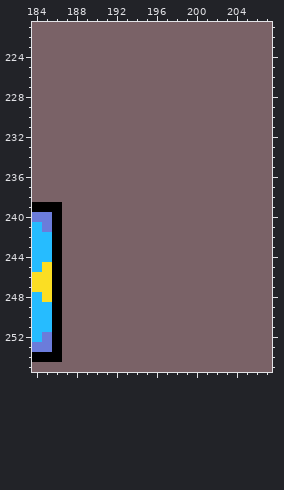
Two states of a pixel-art file, Assets/Yaya/Artwork/Misc/System.ase. That is the earlier state.
256x256 pixels, 1 frame. Colours within 5 levels of each other are drawn and written as one. Shown: x 184..207, y 221..255. The commit also changed other parts of the picture, which this record leaves out.
And afterwards:
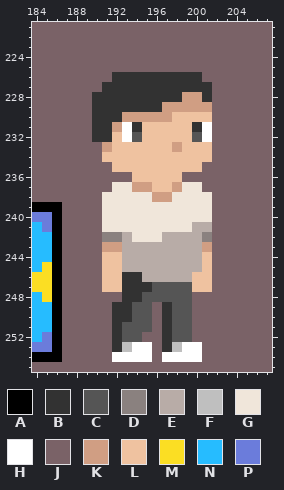
Palette (. is transparent): A #000000  B #323232  C #555555  D #8a817f  E #b8aca7  F #bfbfbf  G #f0e6da  H #ffffff  J #7a6267  K #d09e83  L #efc2a0  M #fbde23  N #26bcff  P #6b7cdb
Change:
{"where": "layer \"Layer 0\""}
{"y":226,"x":192,"old":"JJJJJJJJJ","new":"BBBBBBBBB"}
{"y":227,"x":191,"old":"JJJJJJJJJJJ","new":"BBBBBBBBBBB"}
{"y":228,"x":190,"old":"JJJJJJJJJJJJ","new":"BBBBBBBBBKKB"}
{"y":229,"x":190,"old":"JJJJJJJJJJJJ","new":"BBBBBBBKKKKK"}
{"y":230,"x":190,"old":"JJJJJJJJJJJJ","new":"BBBKKKKKLLLL"}
{"y":231,"x":190,"old":"JJJJJJJJJJJJ","new":"BBKHBLLLLLBH"}
{"y":232,"x":190,"old":"JJJJJJJJJJJJ","new":"BBLHCLLLLLCH"}
{"y":233,"x":191,"old":"JJJJJJJJJJJ","new":"KLLLLLLKLLL"}
{"y":234,"x":191,"old":"JJJJJJJJJJJ","new":"LLLLLLLLLLL"}
{"y":235,"x":192,"old":"JJJJJJJJJ","new":"LLLLLLLLL"}
{"y":236,"x":194,"old":"JJJJJ","new":"LLLLL"}
{"y":237,"x":192,"old":"JJJJJJJJJ","new":"GGKKLLKGG"}
{"y":238,"x":191,"old":"JJJJJJJJJJJ","new":"GGGGGKKGGGG"}
{"y":239,"x":191,"old":"JJJJJJJJJJJ","new":"GGGGGGGGGGG"}
{"y":240,"x":191,"old":"JJJJJJJJJJJ","new":"GGGGGGGGGGG"}
{"y":241,"x":191,"old":"JJJJJJJJJJJ","new":"GGGGGGGGGEE"}
{"y":242,"x":191,"old":"JJJJJJJJJJJ","new":"DDEGGGEEEED"}
{"y":243,"x":191,"old":"JJJJJJJJJJJ","new":"KKEEEEEEEEK"}
{"y":244,"x":191,"old":"JJJJJJJJJJJ","new":"LLEEEEEEEEL"}
{"y":245,"x":191,"old":"JJJJJJJJJJJ","new":"LLEEEEEEEEL"}
{"y":246,"x":191,"old":"JJJJJJJJJJJ","new":"LLBBEEEEELL"}
{"y":247,"x":191,"old":"JJJJJJJJJJJ","new":"LLBBBCCCCLL"}
{"y":248,"x":193,"old":"JJJJJJJ","new":"BBCCCCC"}
{"y":249,"x":192,"old":"JJJJ","new":"BBCC"}
{"y":249,"x":197,"old":"JJJ","new":"BCC"}
{"y":250,"x":192,"old":"JJJJ","new":"BBCC"}
{"y":250,"x":197,"old":"JJJ","new":"BCC"}
{"y":251,"x":192,"old":"JJJJ","new":"BCCC"}
{"y":251,"x":197,"old":"JJJ","new":"BCC"}
{"y":252,"x":192,"old":"JJJ","new":"BCC"}
{"y":252,"x":197,"old":"JJJ","new":"BCC"}
{"y":253,"x":192,"old":"JJJJ","new":"BFHH"}
{"y":253,"x":197,"old":"JJJJ","new":"BFHH"}
{"y":254,"x":192,"old":"JJJJ","new":"HHHH"}
{"y":254,"x":197,"old":"JJJJ","new":"HHHH"}
